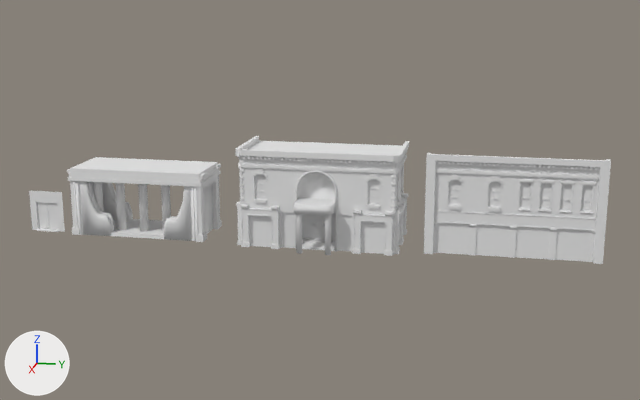
Renders of the FBX model Assets/ART/Mesh/Environment/BlockoutHouse02.fbx from each side of a commit.
The view is the same before and after, from a 50 mm lens placed at (100.0, 87.0, 30.1), pointed at (-0.5, 66.9, 5.0). Every picture has the same lights, and +X, +Y and +Z are marked at lower left. Where no turn or scale is listed for an object, it has been applied to the vertices. Vertices at the same position are counted once.

The first picture shows 'Break C.041', 'EdgeCornerA.034', 'WallEmpty Down.063', 'WallEmpty Down.075'.
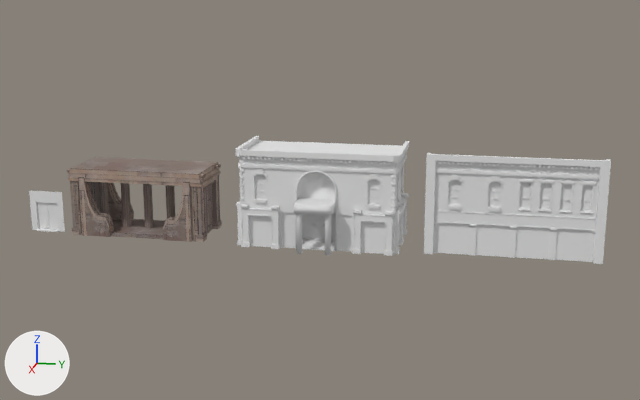
The change in detail:
Picture 'TrimSheetStone Albedo.png' (img_trimsheetstone_albedo_png) is new.
Material 'Material' (mat_material) is new.
Its texture is img_trimsheetstone_albedo_png.
Its roughness is 1.0.
me_plane_027 has 1486 vertices, 1353 faces and spans x -0.2..7.3, y -16.1..1.0, z 0.0..8.3.
me_plane_027 is used by ob_wallempty_down_075; location (-4.01, 52.62, 0.07).
me_plane_027 part 1: the loose piece of 72 vertices spanning x 4.5..5.6, y -13.8..-12.6, z 0.4..6.4 is moved by (-1.5, 0.0, 0.0), in mat_material (picture img_trimsheetstone_albedo_png).
me_plane_027 part 2: the loose piece of 72 vertices spanning x 4.5..5.6, y -10.8..-9.7, z 0.4..6.4 is moved by (-1.5, 0.0, 0.0), in mat_material (picture img_trimsheetstone_albedo_png).
me_plane_027 part 3: the loose piece of 72 vertices spanning x 4.5..5.6, y -7.9..-6.8, z 0.4..6.4 is moved by (-1.5, 0.0, 0.0), in mat_material (picture img_trimsheetstone_albedo_png).
me_plane_027 part 4: the loose piece of 72 vertices spanning x 4.5..5.6, y -5.0..-3.9, z 0.4..6.4 is moved by (-1.5, 0.0, 0.0), in mat_material (picture img_trimsheetstone_albedo_png).
me_plane_027 part 5: the loose piece of 157 vertices spanning x 5.7..7.0, y -4.1..-0.6, z 0.0..7.3 is mirrored in x about its middle, then moved by (0.3, 0.0, 0.0), in mat_material (picture img_trimsheetstone_albedo_png).
me_plane_027 part 6: the loose piece of 157 vertices spanning x 5.7..7.0, y -14.6..-11.0, z 0.0..7.3 is moved by (0.3, 0.0, 0.0), in mat_material (picture img_trimsheetstone_albedo_png).
me_plane_027 part 7: 89 vertices moved from x 0.1..1.4, y -14.6..-11.0, z 0.0..7.3 to x -0.2..0.6, y -14.6..-11.0, z 0.0..7.3; 35 vertices removed from x 0.1..1.4, y -14.6..-11.0, z 0.0..7.3; 35 vertices added at x -0.2..1.0, y -14.6..-11.0, z 0.0..7.3.
me_plane_027 part 8: 208 kept faces spanning x -0.2..7.3, y -16.0..0.9, z 0.0..8.3 get new texture (UV) coordinates.
me_plane_027 part 9: 188 faces spanning x -0.1..7.2, y -16.1..1.0, z 0.0..8.1 switch from mat_trimsheet_02 (white #e7e7e7) to mat_material (picture img_trimsheetstone_albedo_png).
me_plane_027 part 10: 262 faces spanning x -0.2..7.3, y -16.0..0.9, z 0.0..8.3 switch from mat_trimsheet (white #e7e7e7) to mat_material (picture img_trimsheetstone_albedo_png).

Location of each change, (x1, y1, x2, y2) in pixels of the pictures (640 x 400 px; the box of a moved part takes in the faces that stretch with it):
part 1 of me_plane_027, moved or reshaped
    before: (93, 182, 104, 212)
    after: (98, 182, 109, 214)
part 2 of me_plane_027, moved or reshaped
    before: (115, 183, 127, 230)
    after: (121, 183, 132, 227)
part 3 of me_plane_027, moved or reshaped
    before: (138, 184, 149, 232)
    after: (143, 184, 154, 228)
part 4 of me_plane_027, moved or reshaped
    before: (161, 185, 171, 232)
    after: (165, 185, 175, 219)
part 5 of me_plane_027, moved or reshaped
    before: (164, 186, 192, 241)
    after: (163, 182, 193, 242)
part 6 of me_plane_027, moved or reshaped
    before: (80, 181, 115, 236)
    after: (78, 177, 114, 237)
part 7 of me_plane_027, moved or reshaped
    before: (102, 182, 133, 221)
    after: (107, 183, 134, 220)
part 8 of me_plane_027, surface changed
    both: (67, 157, 221, 239)
part 9 of me_plane_027, recoloured
    both: (67, 164, 222, 242)
part 10 of me_plane_027, recoloured (grey to brown)
    both: (70, 162, 219, 241)
